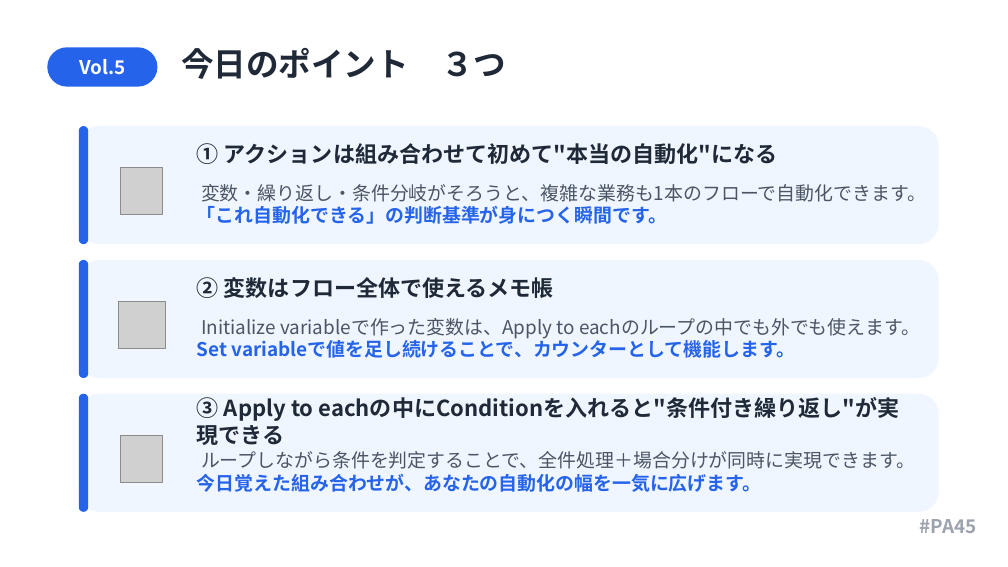
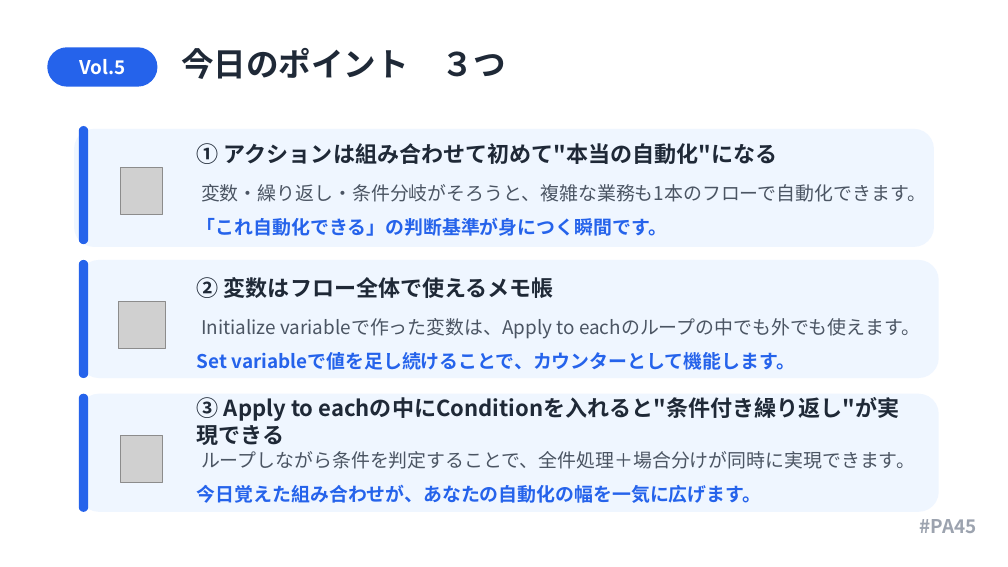
Before and after one commit to Haru-PowerPlatform/pa45, a slide deck: slide 6 of assets/pa45/P005_PA45_MatomeFuro_20260409.pptx (slide 8 before the commit). Drawn at 1008x567 pixels with LibreOffice and Linux fonts; fonts in the diff are those of the drawing; grey boxes stand for pictures. Boxes give left, top, right and bottom in pixels: in the first picture for what was removed or moved away, otherwise in the second. Text is boxed around its words. In the diff, an @@ line names an element or a change of style, - is before the commit and + after.

```diff
--- a/assets/pa45/P005_PA45_MatomeFuro_20260409.pptx
+++ b/assets/pa45/P005_PA45_MatomeFuro_20260409.pptx
@@ rounded rectangle: place and size @@
-rounded rectangle at (79, 126, 939, 244)
+rounded rectangle at (74, 129, 935, 247)
@@ line spacing 1 to 1.5 in 3 elements at (197, 318, 920, 370), (197, 184, 926, 236), (197, 451, 915, 503) @@
```
Also in this commit, not shown: 4 other slides changed, 5 slides added, 4 slides removed.
